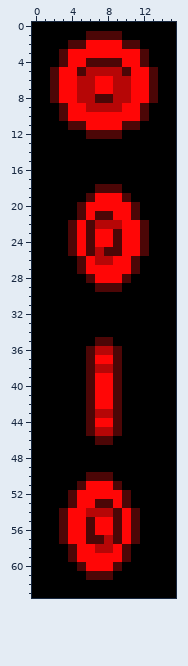
Two versions of one pixel-art sprite, assets/images/Coin/Coin.png. Above: the version before the commit.
The file is 16x64 pixels.
The result:
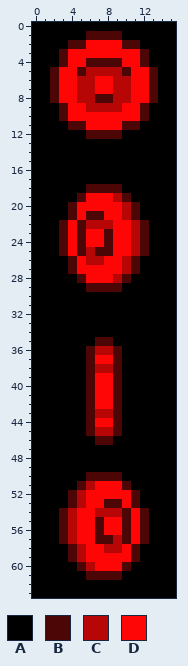
Palette (. is transparent): A #000000  B #4c0606  C #b60606  D #ff0606
Author's note on the commit: Added some more depth to coin graphics
What changed:
@@ x 0..15 @@
 17 AAAAAAAAAAAAAAAA
-18 AAAAAAABBBAAAAAA
-19 AAAAAABDDDBAAAAA
-20 AAAAABDDDDDBAAAA
-21 AAAAABDBBDDBAAAA
-22 AAAABDBCCCDDBAAA
-23 AAAABDBDDBDDBAAA
-24 AAAABDBDDBDDBAAA
-25 AAAABDBCBBDDBAAA
-26 AAAAABDCCDDBAAAA
-27 AAAAABDDDDDBAAAA
-28 AAAAAABDDDBAAAAA
-29 AAAAAAABBBAAAAAA
+18 AAAAAABBBBAAAAAA
+19 AAAAABDDDCBAAAAA
+20 AAAABDDDDDCBAAAA
+21 AAAABDBBDDCBAAAA
+22 AAABDBCCCDDCBAAA
+23 AAABDBDDBDDCBAAA
+24 AAABDBDDBDDCBAAA
+25 AAABDBCBBDDCBAAA
+26 AAAABDCCDDCBAAAA
+27 AAAABDDDDDCBAAAA
+28 AAAAABDDDCBAAAAA
+29 AAAAAABBBBAAAAAA
 30 AAAAAAAAAAAAAAAA
@@ x 0..15 @@
 49 AAAAAAAAAAAAAAAA
-50 AAAAAABBBAAAAAAA
-51 AAAAABDDDBAAAAAA
-52 AAAABDDDDDBAAAAA
-53 AAAABDDBBDBAAAAA
-54 AAABDDCCCBDBAAAA
-55 AAABDDBDDBDBAAAA
-56 AAABDDBDDBDBAAAA
-57 AAABDDBBCBDBAAAA
-58 AAAABDDCCDBAAAAA
-59 AAAABDDDDDBAAAAA
-60 AAAAABDDDBAAAAAA
-61 AAAAAABBBAAAAAAA
+50 AAAAAABBBBAAAAAA
+51 AAAAABCDDDBAAAAA
+52 AAAABCDDDDDBAAAA
+53 AAAABCDDBBDBAAAA
+54 AAABCDDCCCBDBAAA
+55 AAABCDDBDDBDBAAA
+56 AAABCDDBDDBDBAAA
+57 AAABCDDBBCBDBAAA
+58 AAAABCDDCCDBAAAA
+59 AAAABCDDDDDBAAAA
+60 AAAAABCDDDBAAAAA
+61 AAAAAABBBBAAAAAA
 62 AAAAAAAAAAAAAAAA
